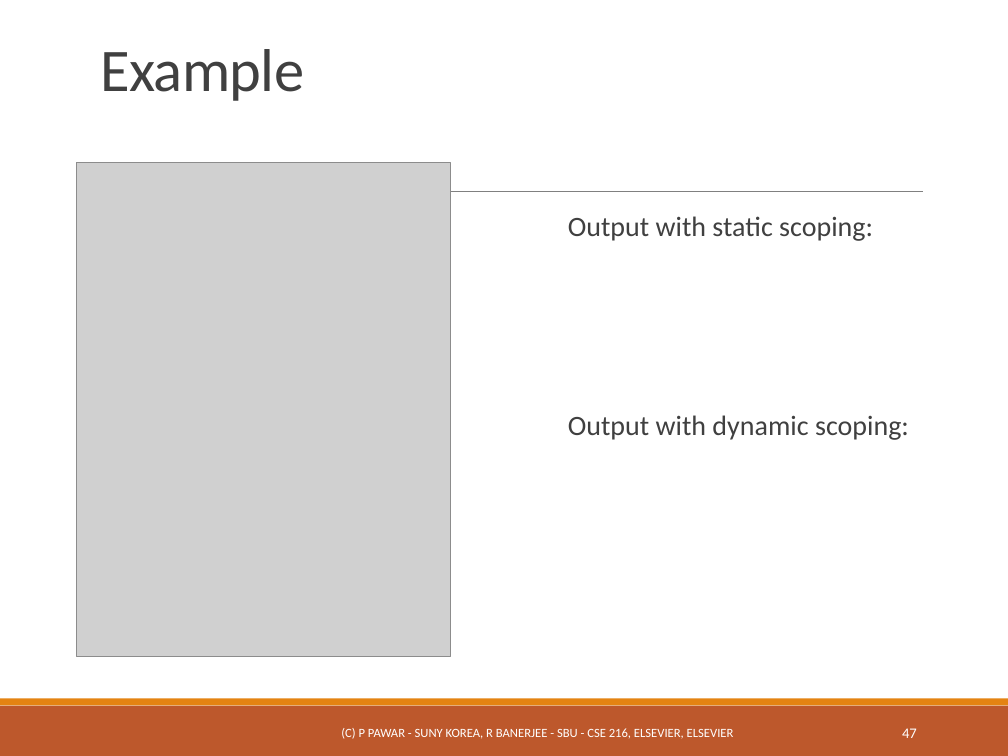
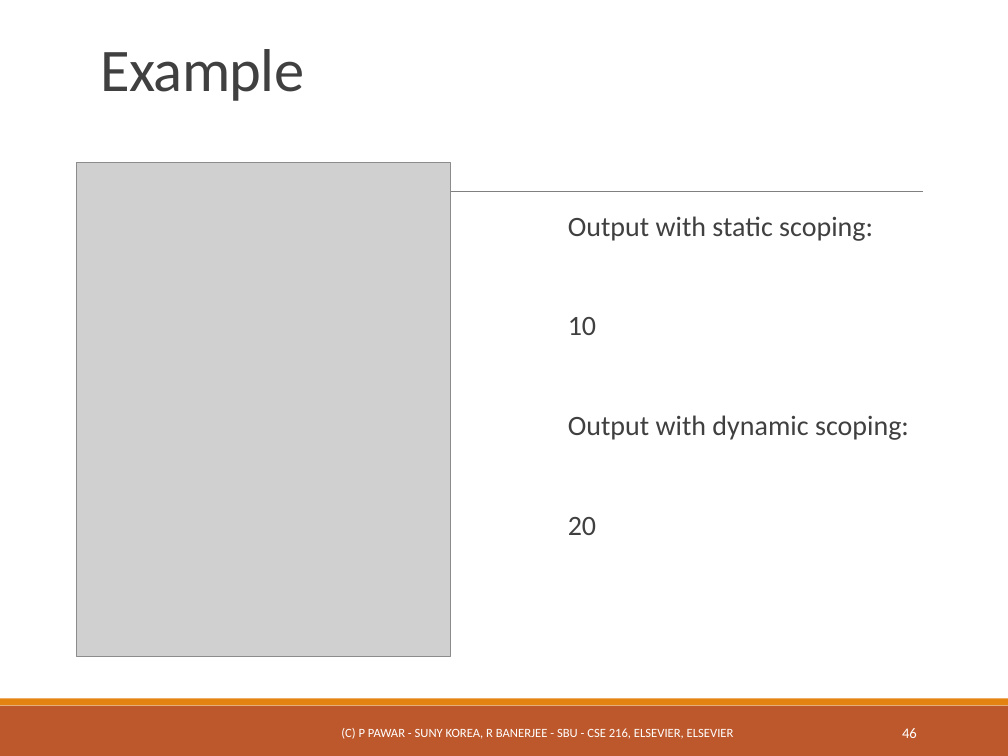
Before and after one commit to ppawar/ppawar.github.io, a slide deck: slide 46 of CSE216-S19/slides/PPT/CSE216_Lec3.pptx (slide 47 before the commit). Drawn at 1008x756 pixels with LibreOffice and Linux fonts; fonts in the diff are those of the drawing; grey boxes stand for pictures. Boxes give left, top, right and bottom in pixels: in the first picture for what was removed or moved away, otherwise in the second. Text is boxed around its words. In the diff, an @@ line names an element or a change of style, - is before the commit and + after.

```diff
--- a/CSE216-S19/slides/PPT/CSE216_Lec3.pptx
+++ b/CSE216-S19/slides/PPT/CSE216_Lec3.pptx
@@ text at (568, 317, 596, 335): paragraph added @@
+  10
@@ text at (568, 517, 596, 535): paragraph added @@
+  20
@@ page number at (902, 728, 917, 738): text changed @@
-47
+46
```
Also in this commit, not shown: 1 other slide changed, 5 other files.
